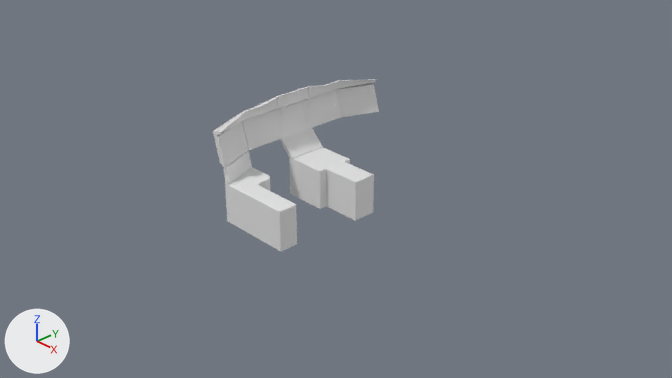
What one commit did to the Blender file rahxda/cockpit.blend.
One viewpoint serves both versions: the file's camera 'Camera'. Every picture has the same lights, and +X, +Y and +Z are marked at lower left.
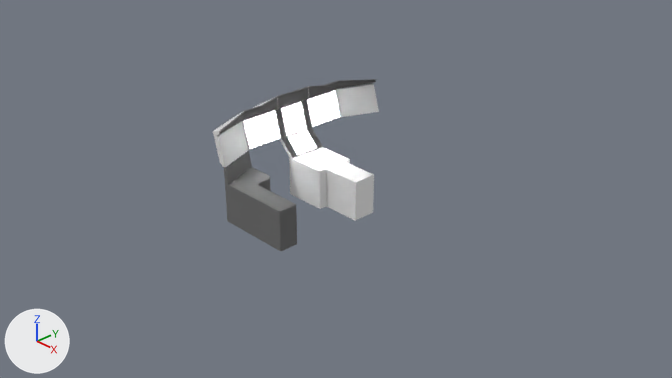
The edits, one by one:
Material 'grau' (mat_grau) is new.
Its base color is (0.138, 0.138, 0.138) (dark grey #686868).
Its roughness is 1.0.
Its specular ior level is 1.0.
Material 'display' (mat_display) is new.
Its base color is (0.8, 0.8, 0.8) (white #e7e7e7).
Its emission strength is 19.1.
Material 'void' (mat_void) is new.
Its base color is (0.0, 0.0, 0.0) (black #000000).
Its roughness is 1.0.
Its specular ior level is 1.0.
Material 'modul' (mat_modul) is new.
Its base color is (0.07, 0.07, 0.07) (dark grey #4b4b4b).
Its roughness is 0.78.
Its specular ior level is 1.0.
Material 'display bezzle' (mat_display_bezzle) is new.
Its base color is (0.19, 0.19, 0.19) (grey #797979).
me_cube has 200 vertices, 185 faces and spans x -1.8..1.0, y -5.0..5.0, z -1.0..3.97.
me_cube is used by ob_cube; location (0.0, 0.0, 0.0); scale (0.5, 0.25, 0.25).
me_cube part 1: 16 of the faces centred in x -1.58..-1.0, y -2.98..2.98, z 1.05..3.19 switch from mat_material (white #e7e7e7) to mat_display_bezzle (grey #797979).
me_cube part 2: 8 of the faces centred in x -1.59..-1.28, y -4.0..-0.84, z 2.51..3.86 switch from mat_material (white #e7e7e7) to mat_modul (dark grey #4b4b4b).
me_cube part 3: 8 of the faces centred in x -1.59..-1.45, y 0.0..2.5, z 2.51..3.96 switch from mat_material (white #e7e7e7) to mat_modul (dark grey #4b4b4b).
me_cube part 4: 3 of the faces centred in x -1.41..-1.28, y 4.0, z 3.27..3.64 switch from mat_material (white #e7e7e7) to mat_modul (dark grey #4b4b4b).
me_cube part 5: 1 of the faces centred in x -1.19, y -0.84, z 1.43 switch from mat_material (white #e7e7e7) to mat_modul (dark grey #4b4b4b).
me_cube part 6: 1 of the faces centred in x -1.19, y 0.84, z 1.43 switch from mat_material (white #e7e7e7) to mat_modul (dark grey #4b4b4b).
me_cube now uses material mat_void (black #000000).
me_cube now uses material mat_display (white #e7e7e7).
me_cube_001 has 147 vertices, 132 faces and spans x -0.7..0.45, y -0.25..0.25, z -0.25..0.44.
me_cube_001 now uses material mat_grau (dark grey #686868).

Changed parts and their boxes (x1, y1, x2, y2) in the pictures (672 x 378 px):
'Cube.001', recoloured: (224, 151, 297, 251) in both
part 1 of me_cube, recoloured (grey to white): (243, 90, 341, 156) in both
part 2 of me_cube, recoloured: (219, 96, 286, 138) in both
part 3 of me_cube, recoloured: (278, 81, 338, 129) in both
part 4 of me_cube, recoloured (grey to black): (338, 79, 377, 89) in both
part 5 of me_cube, recoloured: (282, 137, 297, 158) in both
part 6 of me_cube, recoloured: (307, 128, 323, 148) in both
